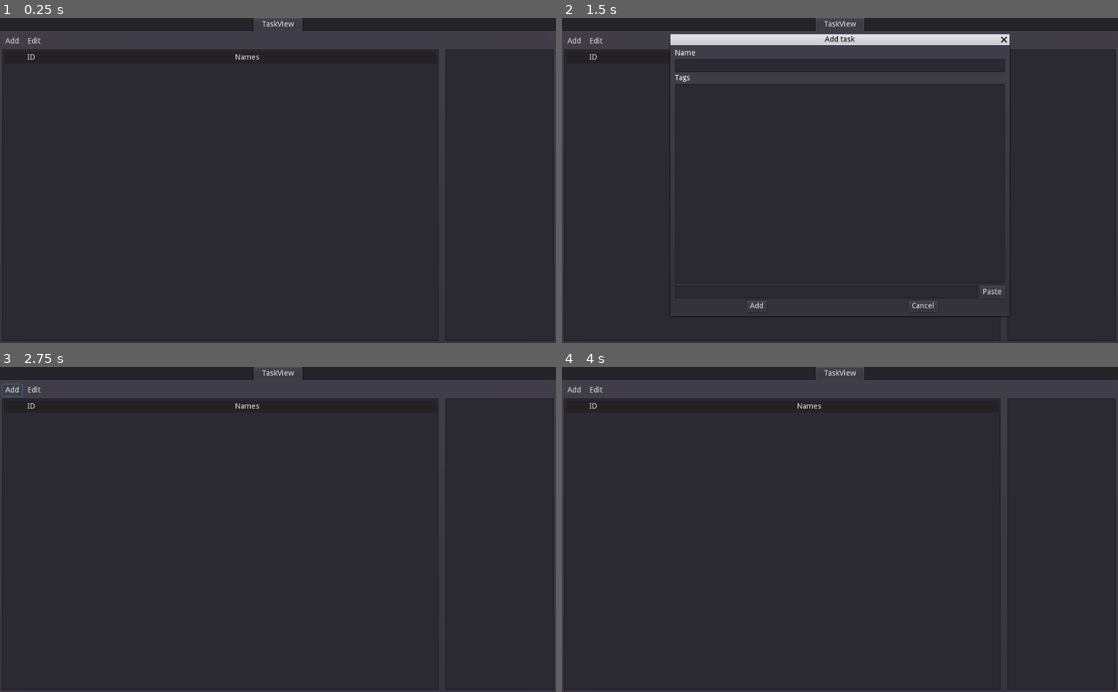
Above: before the commit, frames 1-4 (two rows, left to right).
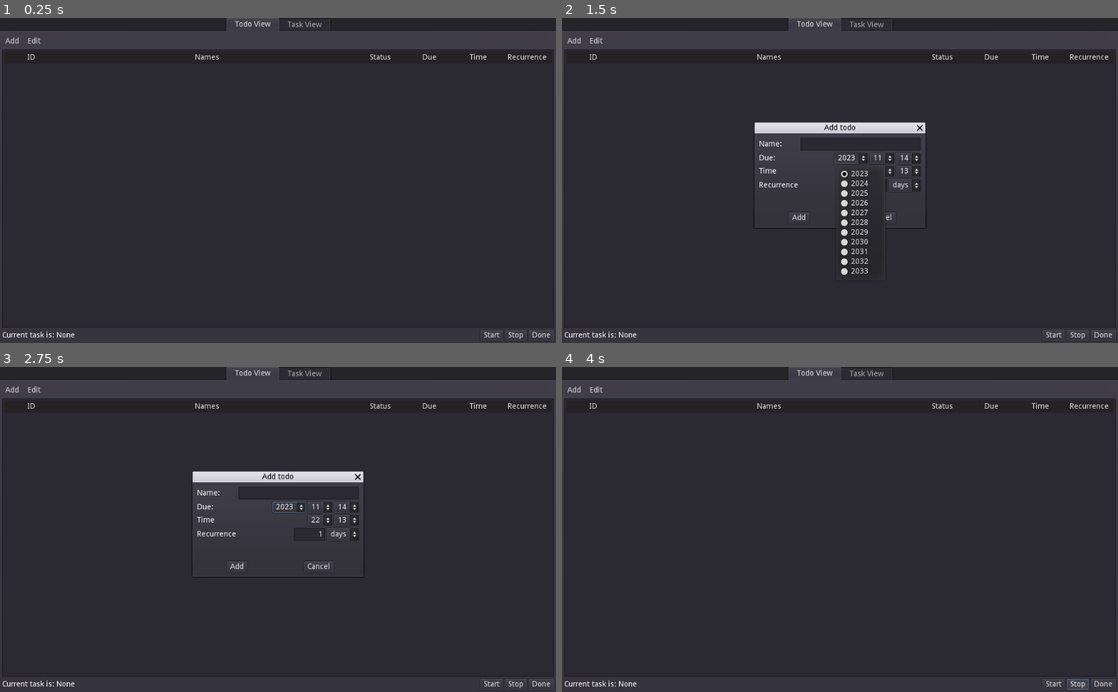
Above: after the commit, the same moments.

Repository: nikohonu/life-manager
Game: Godot game, scene res://Main/Main.tscn
Two runs of this game, one before a commit and one after it. Both use one fixed random seed, a clock stepped at 60 frames per second and the inputs below.
Inputs (mouse positions are in pixels of both pictures, inside the frame that each line leads up to):
- Up to frame 1 (0.25 s): no input
- Up to frame 2 (1.5 s): click "Add" at 0.5 s; click (851, 157) at 1.25 s, where only the run after the commit has a clickable "2023"
- Up to frame 3 (2.75 s): click "Add" at 2 s
- Up to frame 4 (4 s): click "Edit" at 2.75 s; click (1079, 685) at 3.5 s, where only the run after the commit has a clickable "Stop"

The runs differ from the first frame. In frame 1, 1.1% of the frame differs, in the area x 0-100%, y 0-100%; in frame 2, 7.2%; in frame 3, 2.9%; in frame 4, 1.2%.
Error before the commit: Unable to iterate on object of type 'Nil'. (res://TaskView/TaskView.gd:15)
Error after the commit: Invalid call. Nonexistent function 'sort_custom' in base 'Nil'. (res://TodoView/TodoView.gd:42)

Commit message:
add TodoView

Diff:
--- a/Main/Main.tscn
+++ b/Main/Main.tscn
@@ -1,6 +1,7 @@
-[gd_scene load_steps=2 format=2]
+[gd_scene load_steps=3 format=2]
 
 [ext_resource path="res://TaskView/TaskView.tscn" type="PackedScene" id=1]
+[ext_resource path="res://TodoView/TodoView.tscn" type="PackedScene" id=2]
 
 [node name="Main" type="Panel"]
 anchor_right = 1.0
@@ -10,4 +11,7 @@
 anchor_right = 1.0
 anchor_bottom = 1.0
 
-[node name="TaskView" parent="TabContainer" instance=ExtResource( 1 )]
+[node name="Todo View" parent="TabContainer" instance=ExtResource( 2 )]
+
+[node name="Task View" parent="TabContainer" instance=ExtResource( 1 )]
+visible = false
--- /dev/null
+++ b/TodoView/Add.gd
@@ -0,0 +1,16 @@
+extends ToolButton
+
+onready var add_edit_todo = load("res://TodoView/AddEditTodo.tscn")
+onready var add_todo = add_edit_todo.instance()
+onready var todo_view_tab = $"../.."
+
+func _ready():
+	add_todo.connect("confirmed", self, "_on_AddTodo_confirmed")
+	add_child(add_todo)
+
+func _on_Add_button_up():
+	add_todo.clear()
+	add_todo.popup_centered()
+
+func _on_AddTodo_confirmed(name: String, due: String, time: String, recurrence: String):
+	todo_view_tab.add_todo(name, due, time, recurrence)
--- /dev/null
+++ b/TodoView/AddEditTodo.gd
@@ -0,0 +1,119 @@
+extends WindowDialog
+
+
+signal confirmed(name, due, time, interval)
+
+
+onready var name_line_edit = $MarginContainer/VBoxContainer/GridContainer/NameLineEdit
+onready var year_option = $MarginContainer/VBoxContainer/GridContainer/HBoxContainer/Year
+onready var month_option = $MarginContainer/VBoxContainer/GridContainer/HBoxContainer/Month
+onready var day_option = $MarginContainer/VBoxContainer/GridContainer/HBoxContainer/Day
+onready var hour_option = $MarginContainer/VBoxContainer/GridContainer/HBoxContainer2/Hour
+onready var minute_option = $MarginContainer/VBoxContainer/GridContainer/HBoxContainer2/Minute
+onready var interval_line_edit = $MarginContainer/VBoxContainer/GridContainer/HBoxContainer3/Interval
+onready var unit_option = $MarginContainer/VBoxContainer/GridContainer/HBoxContainer3/Unit
+
+
+func get_number_of_days(month: int, year: int):
+	if month == 2:
+		if year%400 == 0 or year % 4 == 0 and year % 100 != 0:
+			return 29
+		else:
+			return 28
+	elif month == 1 or month == 3 or month == 5 or month == 7 or month == 8 or month == 10 or month==12:
+		return 31
+	else:
+		return 30
+
+
+func clear():
+	var datetime = Time.get_datetime_dict_from_system()
+	name_line_edit.clear()
+	interval_line_edit.text = '1'
+	year_option._select_int(0)
+	month_option._select_int(datetime['month']-1)
+	day_option._select_int(datetime['day']-1)
+	hour_option._select_int(datetime['hour'])
+	minute_option._select_int(datetime['minute'])
+	unit_option._select_int(0)
+	return datetime
+
+
+func init_edit(name: String, due: String, time: String, recurrence: String):
+	window_title = 'Edit todo'
+	$MarginContainer/VBoxContainer/HBoxContainer/Confirm.text = 'Save'
+	var datetime = Time.get_datetime_dict_from_system()
+	name_line_edit.text = name
+	if due:
+		var year = int(due.left(4))
+		year_option._select_int(year - datetime['year'])
+		var month = int(due.right(5).left(2))
+		month_option._select_int(month-1)
+		var day = int(due.right(8))
+		day_option._select_int(day-1)
+	if time:
+		var hour = int(time.left(2))
+		hour_option._select_int(hour)
+		var minute = int(time.right(3))
+		minute_option._select_int(minute)
+	if recurrence:
+		interval_line_edit.text = recurrence.left(len(recurrence)-1)
+		match recurrence.right(1):
+			'd':
+				unit_option._select_int(0)
+			'w':
+				unit_option._select_int(1)
+			'm':
+				unit_option._select_int(2)
+			'y':
+				unit_option._select_int(3)
+
+func _ready():
+	var datetime = Time.get_datetime_dict_from_system()
+	for year in range(datetime['year'], datetime['year']+11):
+		year_option.add_item(String(year))
+	for month in range(1, 13):
+		month_option.add_item(String(month))
+	for day in range(1, get_number_of_days(datetime['month'], datetime['year'])+1):
+		day_option.add_item(String(day))
+	for hour in range(0, 24):
+		hour_option.add_item(String(hour))
+	for minute in range(0, 60):
+		minute_option.add_item(String(minute))
+	for unit in ['days', 'weeks', 'months', 'years']:
+		unit_option.add_item(String(unit))
+
+
+func get_selected_text(option_button: OptionButton):
+	return option_button.get_item_text(option_button.get_selected_id())
+
+
+func _on_Confirm_button_up():
+	var name = name_line_edit.text
+	var tags = PoolStringArray()
+	var due = "%s-%02d-%02d" % [get_selected_text(year_option),
+								int(get_selected_text(month_option)),
+								int(get_selected_text(day_option))]
+	var time = "%02d:%02d" % [int(get_selected_text(hour_option)),
+								int(get_selected_text(minute_option))]
+	var interval = int(interval_line_edit.text)
+	var unit = ''
+	match get_selected_text(unit_option):
+		'days':
+			unit = 'd'
+		'weeks':
+			unit = 'w'
+		'months':
+			unit = 'm'
+		'years':
+			unit = 'y'
+		_:
+			unit = 'd'
+	var recurrence = "%d%s" % [interval, unit]
+	if interval > 0 and name:
+		emit_signal("confirmed", name, due, time, recurrence)
+		hide()
+
+
+func _on_Cancel_button_up():
+	hide()
--- /dev/null
+++ b/TodoView/AddEditTodo.tscn
@@ -0,0 +1,145 @@
+[gd_scene load_steps=2 format=2]
+
+[ext_resource path="res://TodoView/AddEditTodo.gd" type="Script" id=1]
+
+[node name="AddEditTodo" type="WindowDialog"]
+anchor_right = 1.0
+anchor_bottom = 1.0
+margin_right = -710.0
+margin_bottom = -426.0
+window_title = "Add todo"
+script = ExtResource( 1 )
+
+[node name="MarginContainer" type="MarginContainer" parent="."]
+anchor_right = 1.0
+anchor_bottom = 1.0
+margin_left = 8.0
+margin_top = 8.0
+margin_right = -8.0
+margin_bottom = -8.0
+
+[node name="VBoxContainer" type="VBoxContainer" parent="MarginContainer"]
+margin_right = 298.0
+margin_bottom = 158.0
+
+[node name="GridContainer" type="GridContainer" parent="MarginContainer/VBoxContainer"]
+margin_right = 298.0
+margin_bottom = 134.0
+size_flags_horizontal = 3
+size_flags_vertical = 3
+columns = 2
+
+[node name="Name" type="Label" parent="MarginContainer/VBoxContainer/GridContainer"]
+margin_top = 5.0
+margin_right = 72.0
+margin_bottom = 19.0
+text = "Name:"
+
+[node name="NameLineEdit" type="LineEdit" parent="MarginContainer/VBoxContainer/GridContainer"]
+margin_left = 76.0
+margin_right = 298.0
+margin_bottom = 24.0
+size_flags_horizontal = 3
+
+[node name="Due" type="Label" parent="MarginContainer/VBoxContainer/GridContainer"]
+margin_top = 31.0
+margin_right = 72.0
+margin_bottom = 45.0
+text = "Due:"
+
+[node name="HBoxContainer" type="HBoxContainer" parent="MarginContainer/VBoxContainer/GridContainer"]
+margin_left = 76.0
+margin_top = 28.0
+margin_right = 298.0
+margin_bottom = 48.0
+
+[node name="Year" type="OptionButton" parent="MarginContainer/VBoxContainer/GridContainer/HBoxContainer"]
+margin_left = 95.0
+margin_right = 124.0
+margin_bottom = 20.0
+size_flags_horizontal = 10
+
+[node name="Month" type="OptionButton" parent="MarginContainer/VBoxContainer/GridContainer/HBoxContainer"]
+margin_left = 128.0
+margin_right = 173.0
+margin_bottom = 20.0
+text = "08"
+
+[node name="Day" type="OptionButton" parent="MarginContainer/VBoxContainer/GridContainer/HBoxContainer"]
+margin_left = 177.0
+margin_right = 222.0
+margin_bottom = 20.0
+text = "26"
+
+[node name="Time" type="Label" parent="MarginContainer/VBoxContainer/GridContainer"]
+margin_top = 55.0
+margin_right = 72.0
+margin_bottom = 69.0
+text = "Time"
+
+[node name="HBoxContainer2" type="HBoxContainer" parent="MarginContainer/VBoxContainer/GridContainer"]
+margin_left = 76.0
+margin_top = 52.0
+margin_right = 298.0
+margin_bottom = 72.0
+
+[node name="Hour" type="OptionButton" parent="MarginContainer/VBoxContainer/GridContainer/HBoxContainer2"]
+margin_left = 128.0
+margin_right = 173.0
+margin_bottom = 20.0
+size_flags_horizontal = 10
+text = "16"
+
+[node name="Minute" type="OptionButton" parent="MarginContainer/VBoxContainer/GridContainer/HBoxContainer2"]
+margin_left = 177.0
+margin_right = 222.0
+margin_bottom = 20.0
+text = "00"
+
+[node name="Recurrence" type="Label" parent="MarginContainer/VBoxContainer/GridContainer"]
+margin_top = 81.0
+margin_right = 72.0
+margin_bottom = 95.0
+text = "Recurrence"
+
+[node name="HBoxContainer3" type="HBoxContainer" parent="MarginContainer/VBoxContainer/GridContainer"]
+margin_left = 76.0
+margin_top = 76.0
+margin_right = 298.0
+margin_bottom = 100.0
+
+[node name="Interval" type="LineEdit" parent="MarginContainer/VBoxContainer/GridContainer/HBoxContainer3"]
+margin_left = 109.0
+margin_right = 167.0
+margin_bottom = 24.0
+size_flags_horizontal = 10
+text = "1"
+align = 2
+
+[node name="Unit" type="OptionButton" parent="MarginContainer/VBoxContainer/GridContainer/HBoxContainer3"]
+margin_left = 171.0
+margin_right = 222.0
+margin_bottom = 24.0
+text = "day"
+
+[node name="HBoxContainer" type="HBoxContainer" parent="MarginContainer/VBoxContainer"]
+margin_top = 138.0
+margin_right = 298.0
+margin_bottom = 158.0
+
+[node name="Confirm" type="Button" parent="MarginContainer/VBoxContainer/HBoxContainer"]
+margin_left = 55.0
+margin_right = 92.0
+margin_bottom = 20.0
+size_flags_horizontal = 6
+text = "Add"
+
+[node name="Cancel" type="Button" parent="MarginContainer/VBoxContainer/HBoxContainer"]
+margin_left = 197.0
+margin_right = 251.0
+margin_bottom = 20.0
+size_flags_horizontal = 6
+text = "Cancel"
+
+[connection signal="button_up" from="MarginContainer/VBoxContainer/HBoxContainer/Confirm" to="." method="_on_Confirm_button_up"]
+[connection signal="button_up" from="MarginContainer/VBoxContainer/HBoxContainer/Cancel" to="." method="_on_Cancel_button_up"]
--- /dev/null
+++ b/TodoView/Edit.gd
@@ -0,0 +1,26 @@
+extends ToolButton
+
+onready var add_edit_todo = load("res://TodoView/AddEditTodo.tscn")
+onready var add_todo = add_edit_todo.instance()
+onready var todo_view_tab = $"../.."
+onready var id = 0
+
+
+func _ready():
+	add_todo.connect("confirmed", self, "_on_AddTodo_confirmed")
+	add_child(add_todo)
+
+
+func _on_Edit_button_up():
+	var selected = todo_view_tab.get_item_selected()
+	if selected:
+		var task = Root.get_task(int(selected[0].get_text(0)))
+		id = task['id']
+		add_todo.popup_centered()
+		add_todo.clear()
+		var data = todo_view_tab.get_data(task['tags'])
+		add_todo.init_edit(task['name'], data['due'], data['time'], data['recurrence'])
+
+
+func _on_AddTodo_confirmed(name: String, due: String, time: String, recurrence: String):
+	todo_view_tab.update_todo(id, name, due, time, recurrence)
--- /dev/null
+++ b/TodoView/TodoView.gd
@@ -0,0 +1,105 @@
+extends VBoxContainer
+
+
+export var period: String
+
+
+onready var tree = $Todo
+onready var root_item = tree.create_item()
+
+
+func get_item_selected() -> Array:
+	var item = tree.get_next_selected(null)
+	var selected = []
+	while item:
+		selected.append(item)
+		item = tree.get_next_selected(item)
+	return selected
+
+
+func get_item_children(item: TreeItem) -> Array:
+	item = item.get_children()
+	var children = []
+	while item:
+		children.append(item)
+		item = item.get_next()
+	return children
+
+
+func get_data(tags: PoolStringArray):
+	var data = {'due': '', 'time': '', 'recurrence': ''}
+	for tag in tags:
+		for key in data:
+			if tag.begins_with(key + ':'):
+				data[key] =  tag.right(len(key)+1)
+	return data
+
+
+func _update():
+	for item in get_item_children(root_item):
+		item.free()
+		tree.update()
+	Root.tasks.sort_custom(self, 'todo_comparison')
+	for task in Root.tasks:
+		var item = tree.create_item(root_item)
+		var data = get_data(task['tags'])
+		item.set_text(0, String(task['id']))
+		item.set_text(1, task['name'])
+		item.set_text(3, data['due'])
+		item.set_text(4, data['time'])
+		item.set_text(5, data['recurrence'])
+		for i in range(3, 6):
+			item.set_text_align(i, ALIGN_END)
+
+
+func todo_comparison(task_a, task_b):
+	var data_a = get_data(task_a['tags'])
+	var data_b = get_data(task_b['tags'])
+
+	if data_a['due'] == data_b['due']:
+		if not data_a['time']:
+			return false
+		if not data_b['time']:
+			return true
+		return data_a['time'] < data_b['time']
+	if not data_a['due']:
+		return false
+	if not data_b['due']:
+		return true
+	return data_a['due'] < data_b['due']
+
+func _ready():
+	tree.set_column_title(0, 'ID')
+	tree.set_column_expand(0, false)
+	tree.set_column_min_width(0, 90)
+	tree.set_column_title(1, 'Names')
+	tree.set_column_min_width(0, 100)
+	tree.set_column_title(2, 'Status')
+	tree.set_column_min_width(2, 90)
+	tree.set_column_expand(2, false)
+	tree.set_column_title(3, 'Due')
+	tree.set_column_expand(3, false)
+	tree.set_column_min_width(3, 90)
+	tree.set_column_title(4, 'Time')
+	tree.set_column_expand(4, false)
+	tree.set_column_min_width(4, 90)
+	tree.set_column_title(5, 'Recurrence')
+	tree.set_column_expand(5, false)
+
+	tree.set_column_min_width(5, 90)
+	_update()
+
+
+func add_todo(name: String, due: String, time: String, recurrence: String):
+	var tags = ['due:' + due, 'time:' + time, 'recurrence:' + recurrence]
+	Root.add_task(name, tags)
+	_update()
+
+func update_todo(id, name: String, due: String, time: String, recurrence: String):
+	var tags = ['due:' + due, 'time:' + time, 'recurrence:' + recurrence]
+	Root.update_task(id, name, tags)
+	_update()
+
+
+func _on_Edit_button_up():
+	pass # Replace with function body.
--- /dev/null
+++ b/TodoView/TodoView.tscn
@@ -0,0 +1,74 @@
+[gd_scene load_steps=4 format=2]
+
+[ext_resource path="res://TodoView/TodoView.gd" type="Script" id=1]
+[ext_resource path="res://TodoView/Edit.gd" type="Script" id=2]
+[ext_resource path="res://TodoView/Add.gd" type="Script" id=3]
+
+[node name="TodoView" type="VBoxContainer"]
+anchor_right = 1.0
+anchor_bottom = 1.0
+margin_left = 4.0
+margin_top = 32.0
+margin_right = -4.0
+margin_bottom = -4.0
+script = ExtResource( 1 )
+
+[node name="HBoxContainer2" type="HBoxContainer" parent="."]
+margin_right = 1016.0
+margin_bottom = 22.0
+
+[node name="Add" type="ToolButton" parent="HBoxContainer2"]
+margin_right = 37.0
+margin_bottom = 22.0
+text = "Add"
+script = ExtResource( 3 )
+
+[node name="Edit" type="ToolButton" parent="HBoxContainer2"]
+margin_left = 41.0
+margin_right = 77.0
+margin_bottom = 22.0
+text = "Edit"
+script = ExtResource( 2 )
+
+[node name="Todo" type="Tree" parent="."]
+margin_top = 26.0
+margin_right = 1016.0
+margin_bottom = 540.0
+size_flags_vertical = 3
+columns = 6
+column_titles_visible = true
+hide_root = true
+select_mode = 2
+
+[node name="HBoxContainer" type="HBoxContainer" parent="."]
+margin_top = 544.0
+margin_right = 1016.0
+margin_bottom = 564.0
+
+[node name="Label" type="Label" parent="HBoxContainer"]
+margin_top = 3.0
+margin_right = 877.0
+margin_bottom = 17.0
+size_flags_horizontal = 3
+text = "Current task is: None"
+
+[node name="Start" type="Button" parent="HBoxContainer"]
+margin_left = 881.0
+margin_right = 922.0
+margin_bottom = 20.0
+text = "Start"
+
+[node name="Stop" type="Button" parent="HBoxContainer"]
+margin_left = 926.0
+margin_right = 966.0
+margin_bottom = 20.0
+text = "Stop"
+
+[node name="Done" type="Button" parent="HBoxContainer"]
+margin_left = 970.0
+margin_right = 1016.0
+margin_bottom = 20.0
+text = "Done"
+
+[connection signal="button_up" from="HBoxContainer2/Add" to="HBoxContainer2/Add" method="_on_Add_button_up"]
+[connection signal="button_up" from="HBoxContainer2/Edit" to="HBoxContainer2/Edit" method="_on_Edit_button_up"]
